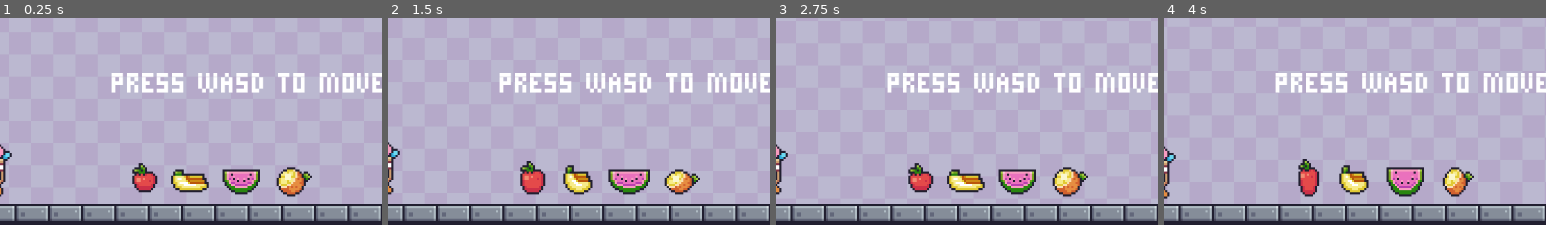
Above: before the commit, frames 1-4 (left to right).
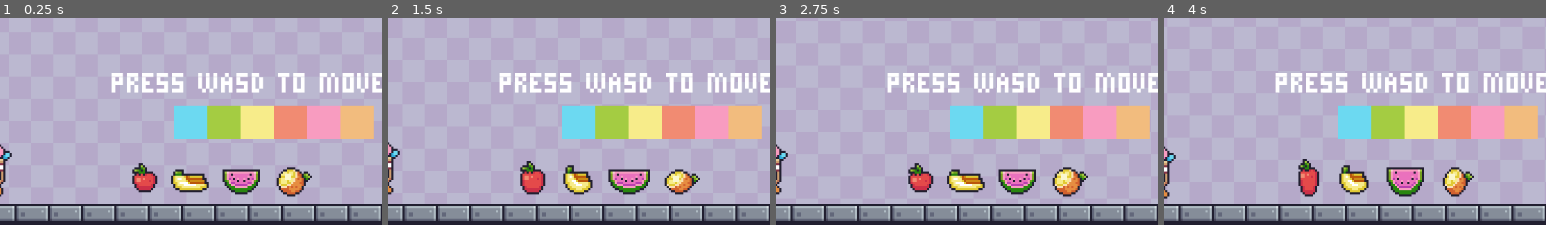
Above: after the commit, the same moments.

Repository: RasyaDevansyah/Platform-Adventure
Game: Godot game, scene res://Scenes/level_1.tscn
Two runs of this game, one before a commit and one after it. Both use one fixed random seed, a clock stepped at 60 frames per second and the inputs below. This scene is started directly instead of the project's main scene.
Inputs (mouse positions are % of the whole screen's width and height, from its top left):
- Up to frame 1 (0.25 s): no input
- Up to frame 2 (1.5 s): click (91, 6) at 0.5 s; click (91, 6) at 1.25 s
- Up to frame 3 (2.75 s): click (91, 6) at 2 s
- Up to frame 4 (4 s): click (97, 6) at 2.75 s; click (97, 6) at 3.5 s
The pictures show only the part of the screen within x 18-68%, y 50-100%; the shares and areas given below are measured in that part.

The runs differ from the first frame. In frame 1, 8.4% of the frame differs, in the area x 45-98%, y 42-59%; in frame 2, 8.4%; in frame 3, 8.4%; in frame 4, 8.4%.

Commit message:
Confetti Progress

Diff:
--- a/Prefab/PuluPuluGuy.tscn
+++ b/Prefab/PuluPuluGuy.tscn
@@ -689,7 +689,7 @@
 process_mode = 1
 sprite_frames = SubResource("SpriteFrames_klpxg")
 animation = &"Idle"
-frame = 1
+frame = 2
 
 [node name="AnimationPlayer" type="AnimationPlayer" parent="."]
 process_mode = 1
--- a/Prefab/Trophy.tscn
+++ b/Prefab/Trophy.tscn
@@ -1,8 +1,71 @@
-[gd_scene load_steps=15 format=3 uid="uid://c3fsgw1exnavj"]
+[gd_scene load_steps=23 format=3 uid="uid://c3fsgw1exnavj"]
 
 [ext_resource type="Script" path="res://Scripts/PickableItem.gd" id="1_dqyct"]
 [ext_resource type="Texture2D" uid="uid://cbik8ihcjs87q" path="res://Assets/Items/Checkpoints/End/End (Idle).png" id="1_ftlf5"]
 [ext_resource type="Texture2D" uid="uid://c2pu4sirha8r3" path="res://Assets/Items/Checkpoints/End/End (Pressed) (64x64).png" id="1_i80qr"]
+[ext_resource type="Texture2D" uid="uid://ctr20fbqx7777" path="res://Assets/Other/Confetti (16x16).png" id="4_qwq77"]
+
+[sub_resource type="Curve" id="Curve_57rdr"]
+_data = [Vector2(0, 0.475242), 0.0, 0.0, 0, 0, Vector2(1, 0.741119), 0.0, 0.0, 0, 0]
+point_count = 2
+
+[sub_resource type="CurveTexture" id="CurveTexture_ifct1"]
+curve = SubResource("Curve_57rdr")
+
+[sub_resource type="ParticleProcessMaterial" id="ParticleProcessMaterial_rcuf5"]
+particle_flag_disable_z = true
+direction = Vector3(0, -1, 0)
+initial_velocity_min = 82.36
+initial_velocity_max = 163.64
+angular_velocity_min = 76.22
+angular_velocity_max = 313.75
+orbit_velocity_min = -0.04
+orbit_velocity_max = 0.02
+gravity = Vector3(0, 100, 0)
+linear_accel_min = 12.65
+linear_accel_max = 15.3
+scale_max = 2.35
+scale_curve = SubResource("CurveTexture_ifct1")
+color = Color(0.945098, 0.545098, 0.447059, 1)
+
+[sub_resource type="Curve" id="Curve_vh5j7"]
+_data = [Vector2(0, 0.475242), 0.0, 0.0, 0, 0, Vector2(1, 0.741119), 0.0, 0.0, 0, 0]
+point_count = 2
+
+[sub_resource type="CurveTexture" id="CurveTexture_c0ixa"]
+curve = SubResource("Curve_vh5j7")
+
+[sub_resource type="ParticleProcessMaterial" id="ParticleProcessMaterial_nid87"]
+particle_flag_disable_z = true
+direction = Vector3(0, -1, 0)
+initial_velocity_min = 82.36
+initial_velocity_max = 163.64
+angular_velocity_min = 76.22
+angular_velocity_max = 313.75
+orbit_velocity_min = -0.04
+orbit_velocity_max = 0.02
+gravity = Vector3(0, 100, 0)
+linear_accel_min = 12.65
+linear_accel_max = 15.3
+scale_max = 2.35
+scale_curve = SubResource("CurveTexture_c0ixa")
+color = Color(0.968627, 0.92549, 0.541176, 1)
+
+[sub_resource type="ParticleProcessMaterial" id="ParticleProcessMaterial_nyp3q"]
+particle_flag_disable_z = true
+direction = Vector3(0, -1, 0)
+initial_velocity_min = 82.36
+initial_velocity_max = 163.64
+angular_velocity_min = 76.22
+angular_velocity_max = 313.75
+orbit_velocity_min = -0.04
+orbit_velocity_max = 0.02
+gravity = Vector3(0, 100, 0)
+linear_accel_min = 12.65
+linear_accel_max = 15.3
+scale_max = 2.35
+scale_curve = SubResource("CurveTexture_ifct1")
+color = Color(0.643137, 0.8, 0.258824, 1)
 
 [sub_resource type="AtlasTexture" id="AtlasTexture_q57ol"]
 atlas = ExtResource("1_ftlf5")
@@ -86,6 +149,38 @@
 [node name="Trophy" type="Node2D"]
 script = ExtResource("1_dqyct")
 
+[node name="GPUParticles2D" type="GPUParticles2D" parent="."]
+z_index = -1
+emitting = false
+amount = 32
+process_material = SubResource("ParticleProcessMaterial_rcuf5")
+one_shot = true
+explosiveness = 0.9
+randomness = 0.2
+local_coords = true
+
+[node name="GPUParticles2D2" type="GPUParticles2D" parent="."]
+z_index = -1
+emitting = false
+amount = 32
+sub_emitter = NodePath("../GPUParticles2D")
+process_material = SubResource("ParticleProcessMaterial_nid87")
+one_shot = true
+explosiveness = 0.9
+randomness = 0.2
+local_coords = true
+
+[node name="GPUParticles2D3" type="GPUParticles2D" parent="."]
+z_index = -1
+emitting = false
+amount = 32
+sub_emitter = NodePath("../GPUParticles2D")
+process_material = SubResource("ParticleProcessMaterial_nyp3q")
+one_shot = true
+explosiveness = 0.9
+randomness = 0.2
+local_coords = true
+
 [node name="AnimatedSprite2D" type="AnimatedSprite2D" parent="."]
 z_index = -1
 z_as_relative = false
@@ -101,4 +196,8 @@
 position = Vector2(-0.5, 9)
 shape = SubResource("RectangleShape2D_bo1bo")
 
+[node name="Confetti(16x16)" type="Sprite2D" parent="."]
+position = Vector2(-80, -18)
+texture = ExtResource("4_qwq77")
+
 [connection signal="body_entered" from="Area2D" to="." method="_on_area_2d_body_entered"]
--- a/Scenes/Main.tscn
+++ b/Scenes/Main.tscn
@@ -132,8 +132,8 @@
 anchor_bottom = 1.0
 offset_left = -26.0
 offset_top = -64.0
-offset_right = 64642.0
-offset_bottom = 36435.0
+offset_right = 65794.0
+offset_bottom = 37083.0
 grow_horizontal = 2
 grow_vertical = 2
 texture = ExtResource("1_ml0hq")
--- a/Scenes/level_1.tscn
+++ b/Scenes/level_1.tscn
@@ -59,8 +59,8 @@
 anchor_bottom = 1.0
 offset_left = -26.0
 offset_top = -64.0
-offset_right = 64642.0
-offset_bottom = 36435.0
+offset_right = 65794.0
+offset_bottom = 37083.0
 grow_horizontal = 2
 grow_vertical = 2
 texture = ExtResource("1_dvrgu")
